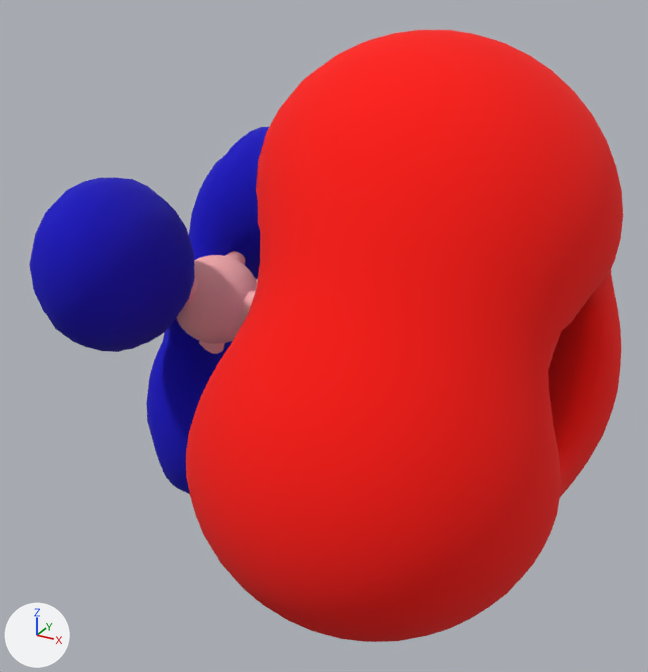
Before and after pictures for a commit that changed the glTF model Assets/Models/BF3NH3_MO#22.glb.
One viewpoint serves both versions: a camera (50 mm lens) standing at (3.22, -6.39, 2.89) and looking at (-0.18, -0.2, -0.2). Arrows for +X, +Y and +Z are at lower left; the lights stay in place. The picture after the commit comes second. Where no turn or scale is listed for an object, it has been applied to the vertices.

In view in the first picture: 'atoms', 'surface', 'surface.001' and 1 more.
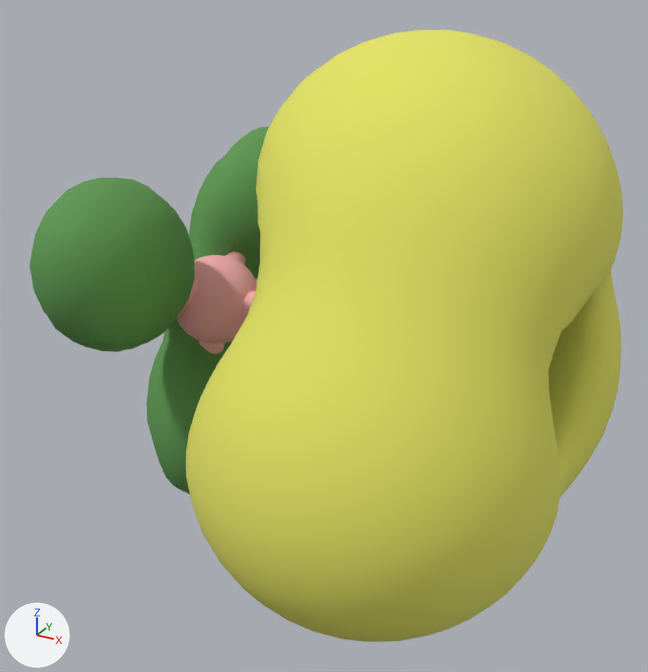
Diff of the bpy script that builds the scene:
```diff
--- a/Assets/Models/BF3NH3_MO#22.glb.py
+++ b/Assets/Models/BF3NH3_MO#22.glb.py
@@ mat_material_1 @@
 mat_material_1 = principled_material('Material_1')
-mat_material_1.base_color = (1.0, 0.00368, 0.0)  # red #ff0c00
+mat_material_1.base_color = (0.784, 0.784, 0.127)  # yellow #e5e564
 mat_material_1.roughness = 1.0
@@ mat_material_2 @@
 mat_material_2 = principled_material('Material_2')
-mat_material_2.base_color = (0.00335, 0.0, 0.521)  # blue #0b00bf
+mat_material_2.base_color = (0.114, 0.314, 0.0865)  # green #5f9853
 mat_material_2.roughness = 1.0
```

Pixel boxes (x1, y1, x2, y2) of what changed, in the pictures (648 x 672 px):
'surface', recoloured (red to yellow): (186, 30, 623, 642) in both
'surface.001', recoloured (blue to green): (29, 127, 269, 494) in both
